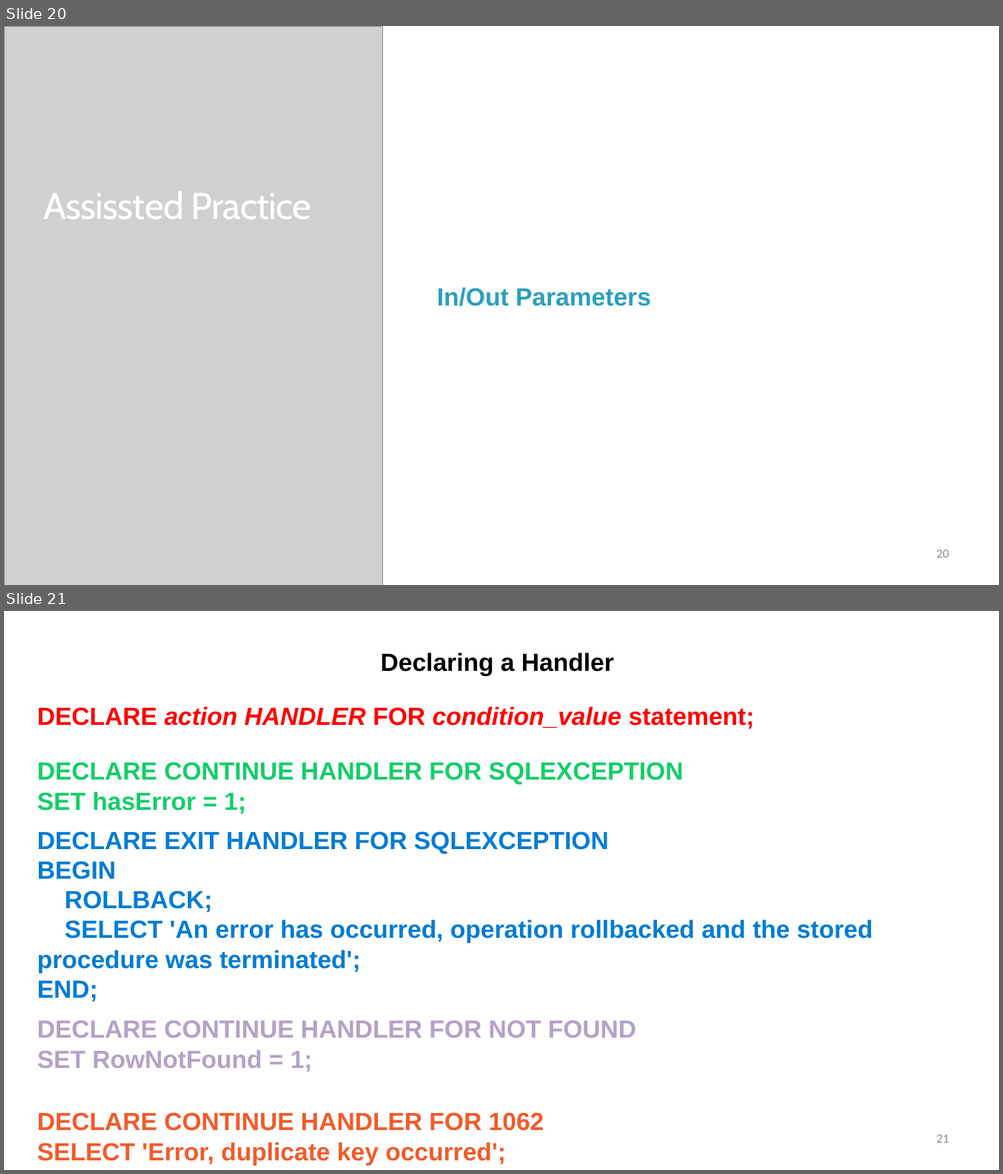
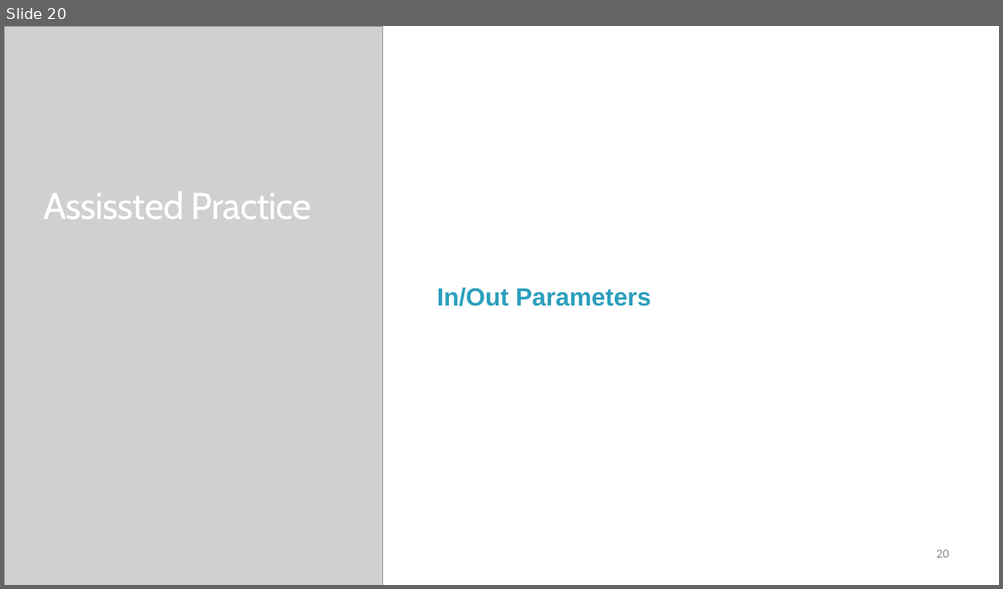
Before and after one commit to StevenJoseph19/Java, a slide deck: Day 6/Slides/7. Working with a CallableStatement/working-with-a-callable-statement-slides.pptx. Shown one above the other, each under a label of ours: slides 20 and 21 before the commit, slide 20 after it. The pictures are 1003x1174 and 1003x589 pixels, drawn with LibreOffice and Linux fonts; fonts in the diff are those of the drawing; grey boxes stand for pictures. Boxes give left, top, right and bottom in pixels: in the first picture for what was removed or moved away, otherwise in the second. Text is boxed around its words. In the diff, an @@ line names an element or a change of style, - is before the commit and + after.

```diff
--- a/Day 6/Slides/7. Working with a CallableStatement/working-with-a-callable-statement-slides.pptx
+++ b/Day 6/Slides/7. Working with a CallableStatement/working-with-a-callable-statement-slides.pptx
@@ slide 21 removed at box(4, 611, 999, 1170), background #FFFFFF @@
@@ title removed at box(381, 652, 614, 675) @@
-Declaring a Handler
@@ subtitle removed at box(37, 706, 754, 729) @@
-DECLARE action HANDLER FOR condition_value statement;
@@ text removed at box(37, 762, 683, 815) @@
-DECLARE CONTINUE HANDLER FOR SQLEXCEPTION
-SET hasError = 1;
@@ text removed at box(37, 832, 873, 1002) @@
-DECLARE EXIT HANDLER FOR SQLEXCEPTION
-BEGIN
-ROLLBACK;
-SELECT 'An error has occurred, operation rollbacked and the stored procedure was terminated';
-END;
@@ text removed at box(37, 1020, 636, 1072) @@
-DECLARE CONTINUE HANDLER FOR NOT FOUND
-SET RowNotFound = 1;
@@ text removed at box(37, 1113, 544, 1165) @@
-DECLARE CONTINUE HANDLER FOR 1062
-SELECT 'Error, duplicate key occurred';
@@ page number removed at box(936, 1135, 949, 1143) @@
-21
```
Also in this commit, not shown: 1 slide changed, 1 other slide removed, 8 other files.
